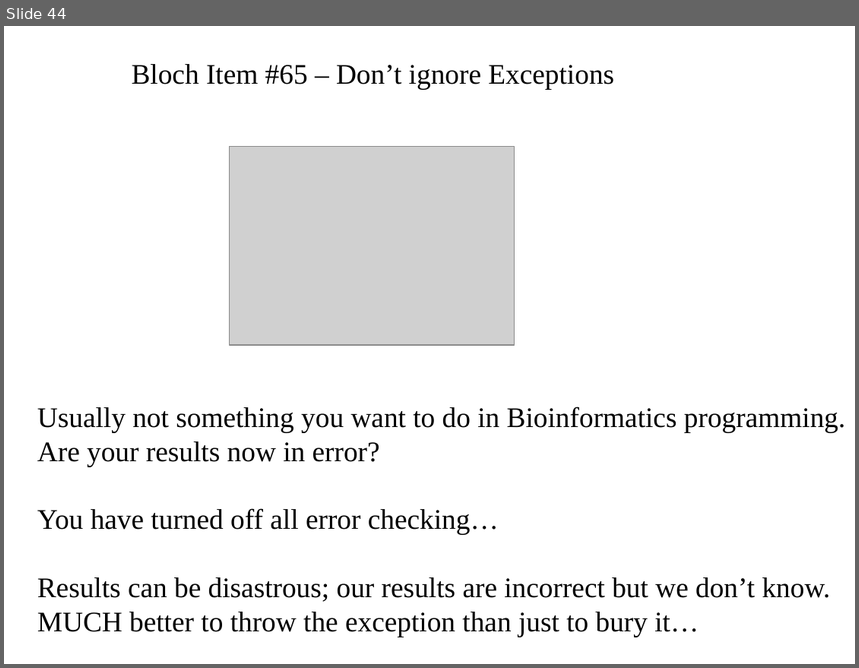
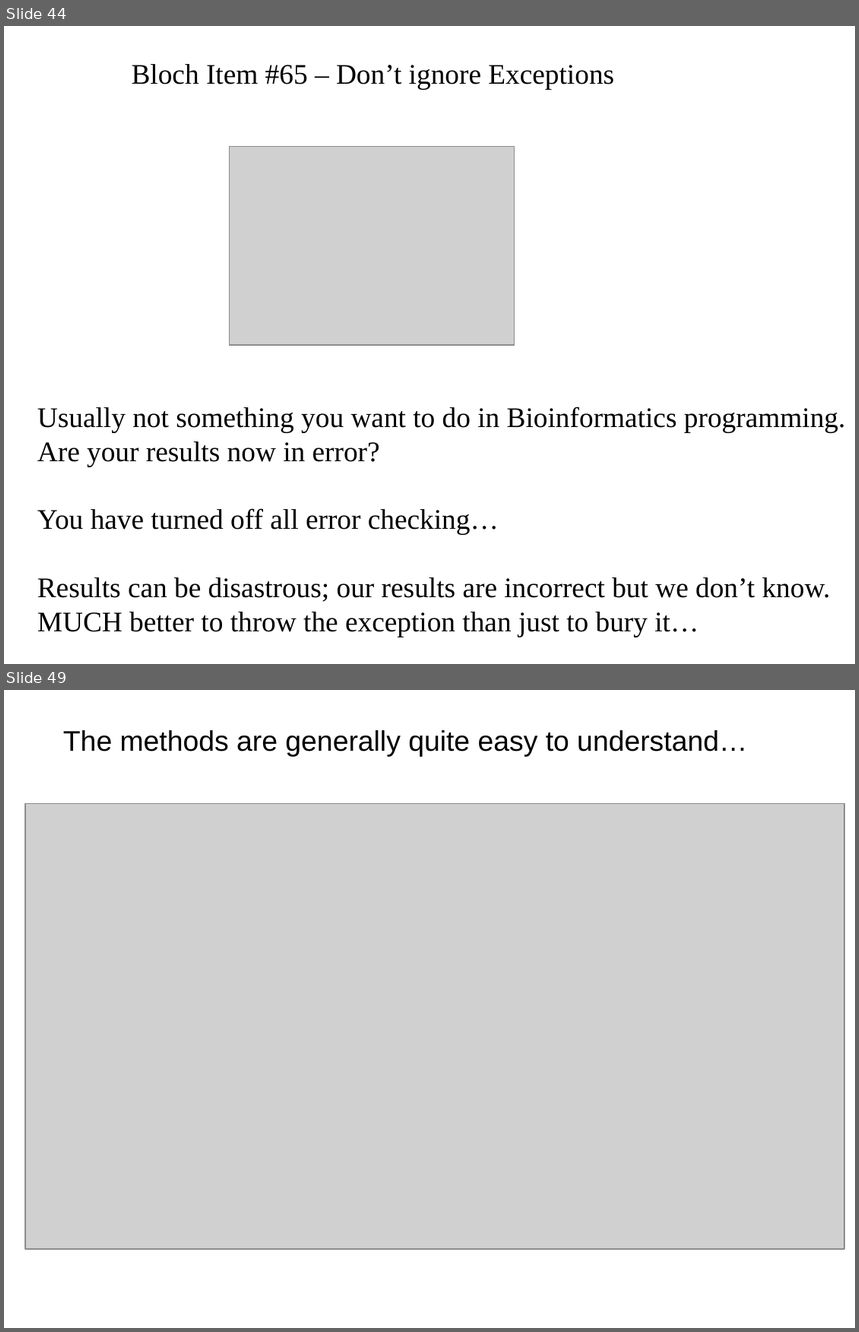
Before and after one commit to fodorclasses/fodorclasses.github.io, a slide deck: classes/prog2024/Prog3-Lecture10.ppt. Shown one above the other, each under a label of ours: slide 44 before the commit, slides 44 and 49 after it; the slides between them are not shown. The pictures are 859x668 and 859x1332 pixels, drawn with LibreOffice and Linux fonts; fonts in the diff are those of the drawing; grey boxes stand for pictures. Boxes give left, top, right and bottom in pixels: in the first picture for what was removed or moved away, otherwise in the second. Text is boxed around its words. In the diff, an @@ line names an element or a change of style, - is before the commit and + after.

```diff
--- a/classes/prog2024/Prog3-Lecture10.ppt
+++ b/classes/prog2024/Prog3-Lecture10.ppt
@@ slide 49 added at bbox=[4, 690, 855, 1328], background #FFFFFF @@
@@ text added at bbox=[63, 730, 747, 757], 24 pt, text #000000 @@
+The methods are generally quite easy to understand…
@@ picture added at bbox=[25, 803, 845, 1249] @@
```
Also in this commit, not shown: 4 slides changed, 6 other slides added, 1 slide removed.
